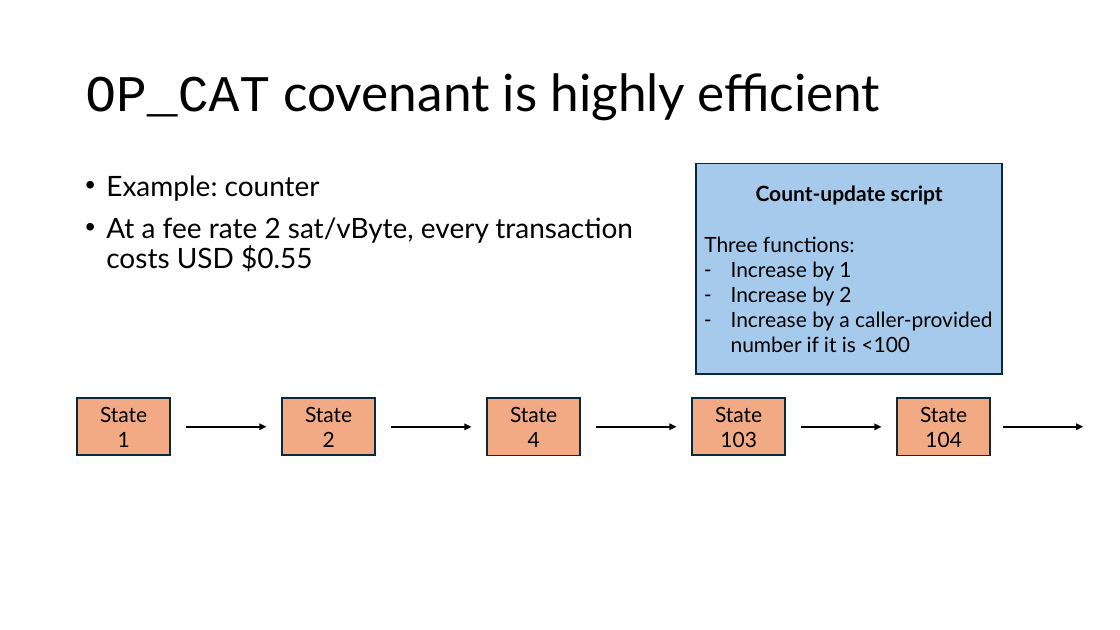
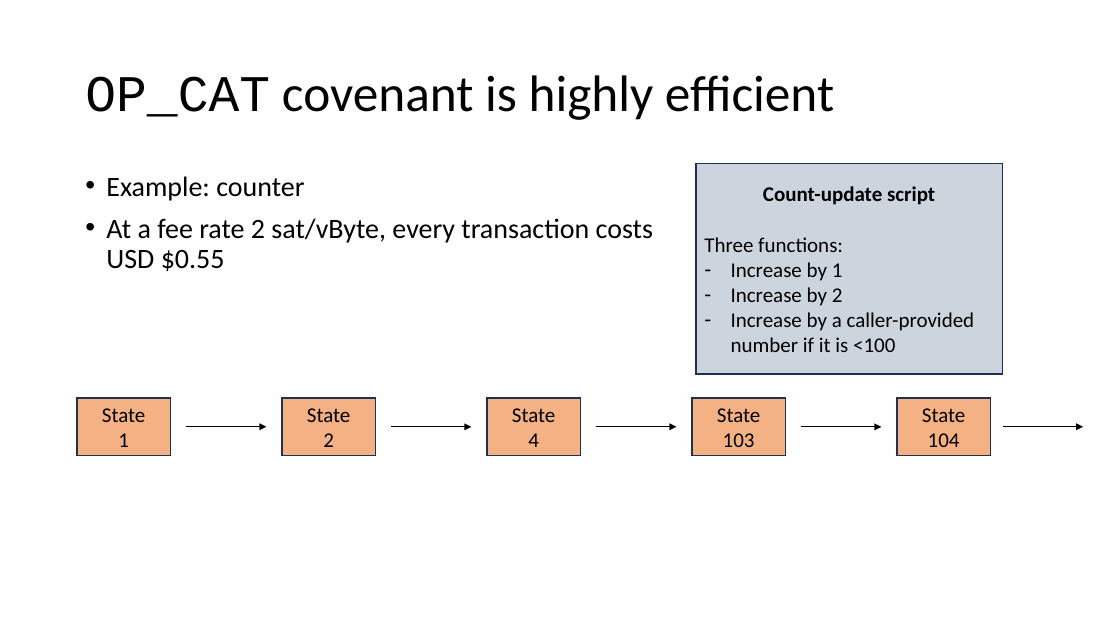
Before and after one commit to Bitcoin-Wildlife-Sanctuary/opcat-slides, a slide deck: slide 42 of opcat.pptx (slide 39 before the commit). Drawn at 1120x630 pixels with LibreOffice and Linux fonts; fonts in the diff are those of the drawing. Boxes give left, top, right and bottom in pixels: in the first picture for what was removed or moved away, otherwise in the second. Text is boxed around its words. In the diff, an @@ line names an element or a change of style, - is before the commit and + after.

```diff
--- a/opcat.pptx
+++ b/opcat.pptx
@@ title "OP_CAT covenant is highly efficient" at [85,75,834,120]: font Lato to Calibri in "covenant is highly efficient" @@
@@ text "Example: counter" at [106,176,653,271]: font Lato to Calibri @@
@@ rectangle "Count-update script" at [697,164,1003,375]: font Lato to Calibri; fill #A6CAEC to #CCD4DE; outline #092A39 1.5 pt to #1E3256 1 pt @@
@@ font Lato to Calibri; fill #F2AA84 to #F4B183; outline #092A39 1.5 pt to #1E3256 1 pt in 5 elements at [77,398,171,455], [282,398,376,455], [487,398,581,455], [692,398,786,455], [897,398,991,455] @@
```
Also in this commit, not shown: 48 other slides changed, 5 slides added, 1 slide removed.
